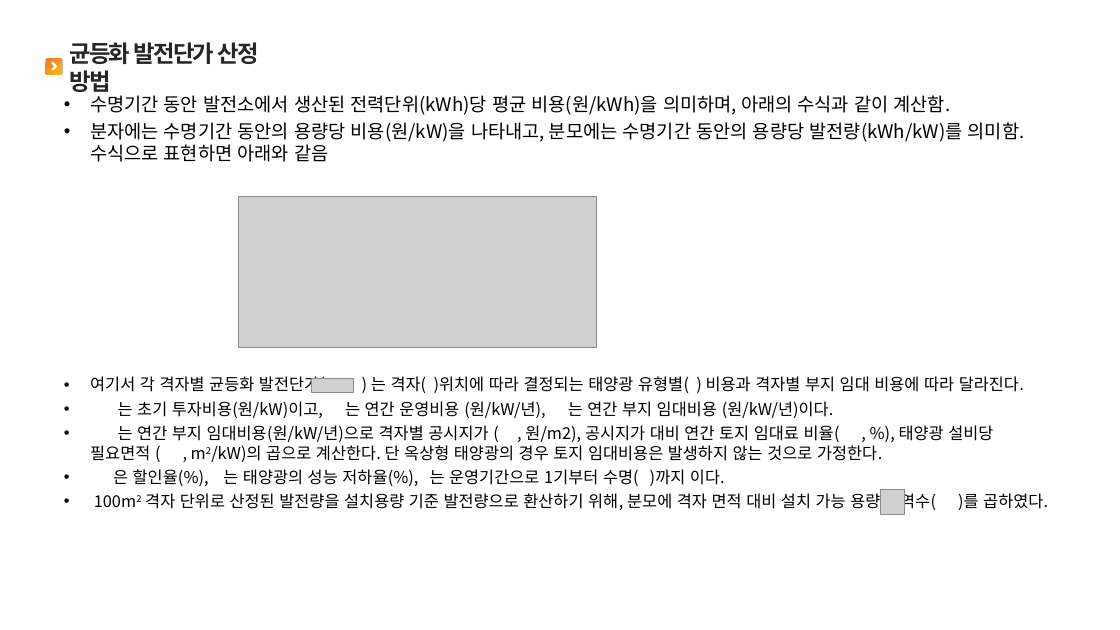
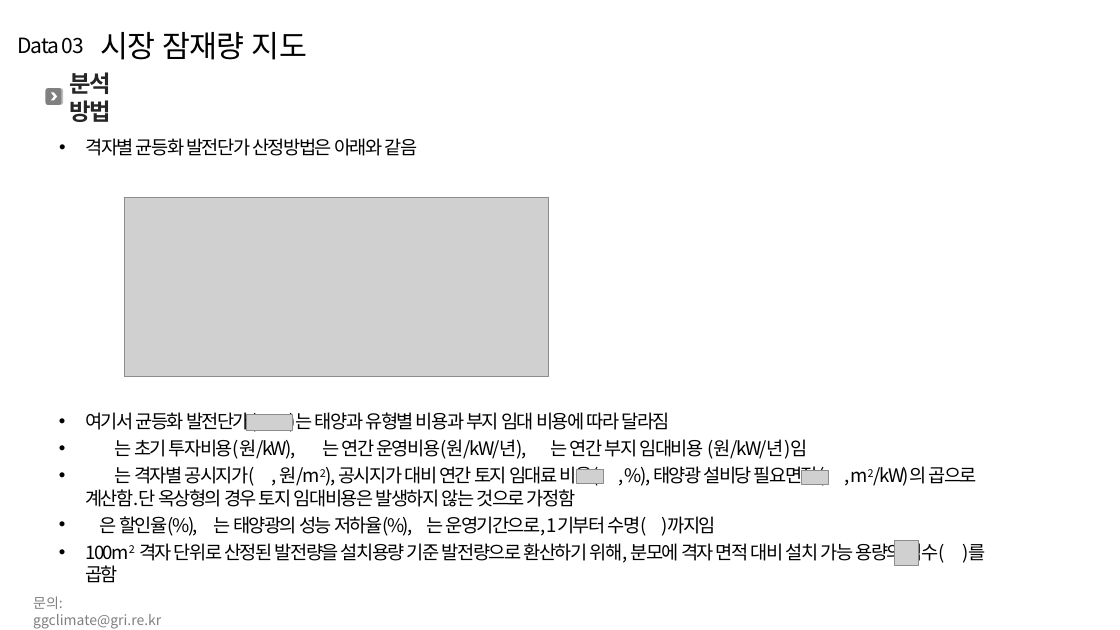
Before and after one commit to meandthey/platForm, a slide deck: slide 8 of OpenLab_DD/dataDescription/데이터 작성방법 설명_태양광잠재량.pptx (slide 3 before the commit). Drawn at 1120x630 pixels with LibreOffice and Linux fonts; fonts in the diff are those of the drawing; grey boxes stand for pictures; background and template pictures are left out. Boxes give left, top, right and bottom in pixels: in the first picture for what was removed or moved away, otherwise in the second. Text is boxed around its words. In the diff, an @@ line names an element or a change of style, - is before the commit and + after.

```diff
--- a/OpenLab_DD/dataDescription/데이터 작성방법 설명_태양광잠재량.pptx
+++ b/OpenLab_DD/dataDescription/데이터 작성방법 설명_태양광잠재량.pptx
@@ text added at (18,37,84,54), 18 pt, text #000000 @@
+Data 03
@@ text added at (100,32,307,60), 26 pt, text #000000 @@
+시장 잠재량 지도
@@ 2 rounded rectangles, 1 chevron: place and size @@
-2 rounded rectangles, 1 chevron at (45,58,63,75)
+2 rounded rectangles, 1 chevron at (45,88,63,105)
@@ rounded rectangle at (45,88,61,105): fill gradient #ED7D31 to #FFC000 to #808080 @@
@@ text added at (69,72,110,122), 20 pt, text #262626, bold @@
+분석 방법
@@ text "격자별 균등화 발전단가 산정방법은 아래와 ..." at (85,138,418,156): vertical alignment middle to top @@
@@ text at (85,138,418,156): text changed; size 20 to 16 pt; text colour #262626 to #000000; bold off @@
-균등화 발전단가 산정 방법
+• 격자별 균등화 발전단가 산정방법은 아래와 같음
@@ picture: place and size @@
-picture at (239,196,597,347)
+picture at (124,197,548,376)
@@ text at (85,412,985,583): text changed; size 14 to 16 pt @@
-• 수명기간 동안 발전소에서 생산된 전력단위(kWh)당 평균 비용(원/kWh)을 의미하며, 아래의 수식과 같이 계산함.
-• 분자에는 수명기간 동안의 용량당 비용(원/kW)을 나타내고, 분모에는 수명기간 동안의 용량당 발전량(kWh/kW)를 의미함. 수식으로 표현하면 아래와 같음
-• 여기서 각 격자별 균등화 발전단가( ) 는 격자( )위치에 따라 결정되는 태양광 유형별( ) 비용과 격자별 부지 임대 비용에 따라 달라진다.
-• 는 초기 투자비용(원/kW)이고, 는 연간 운영비용 (원/kW/년), 는 연간 부지 임대비용 (원/kW/년)이다.
-• 는 연간 부지 임대비용(원/kW/년)으로 격자별 공시지가 ( , 원/m2), 공시지가 대비 연간 토지 임대료 비율( , %), 태양광 설비당 필요면적 ( , m2/kW)의 곱으로 계산한다. 단 옥상형 태양광의 경우 토지 임대비용은 발생하지 않는 것으로 가정한다.
-• 은 할인율(%), 는 태양광의 성능 저하율(%), 는 운영기간으로 1기부터 수명( )까지 이다.
-• 100m2 격자 단위로 산정된 발전량을 설치용량 기준 발전량으로 환산하기 위해, 분모에 격자 면적 대비 설치 가능 용량의 역수( )를 곱하였다.
+• 여기서 균등화 발전단가( )는 태양과 유형별 비용과 부지 임대 비용에 따라 달라짐
+• 는 초기 투자비용(원/kW), 는 연간 운영비용(원/kW/년), 는 연간 부지 임대비용 (원/kW/년)임
+• 는 격자별 공시지가( , 원/m2), 공시지가 대비 연간 토지 임대료 비율( , %), 태양광 설비당 필요면적( , m2/kW)의 곱으로 계산함.단 옥상형의 경우 토지 임대비용은 발생하지 않는 것으로 가정함
+• 은 할인율(%), 는 태양광의 성능 저하율(%), 는 운영기간으로, 1기부터 수명( )까지임
+• 100m2 격자 단위로 산정된 발전량을 설치용량 기준 발전량으로 환산하기 위해, 분모에 격자 면적 대비 설치 가능 용량의 역수( )를 곱함
@@ picture: place and size @@
-picture at (312,378,353,392)
+picture at (246,415,292,431)
@@ picture added at (577,469,604,483) @@
@@ picture added at (802,471,828,485) @@
@@ picture: place and size @@
-picture at (881,489,905,514)
+picture at (894,541,918,566)
@@ text added at (33,596,161,629), 12 pt, text #808080 @@
+문의: ggclimate@gri.re.kr
```
Also in this commit, not shown: 3 other slides changed, 4 slides added, 11 other files.
